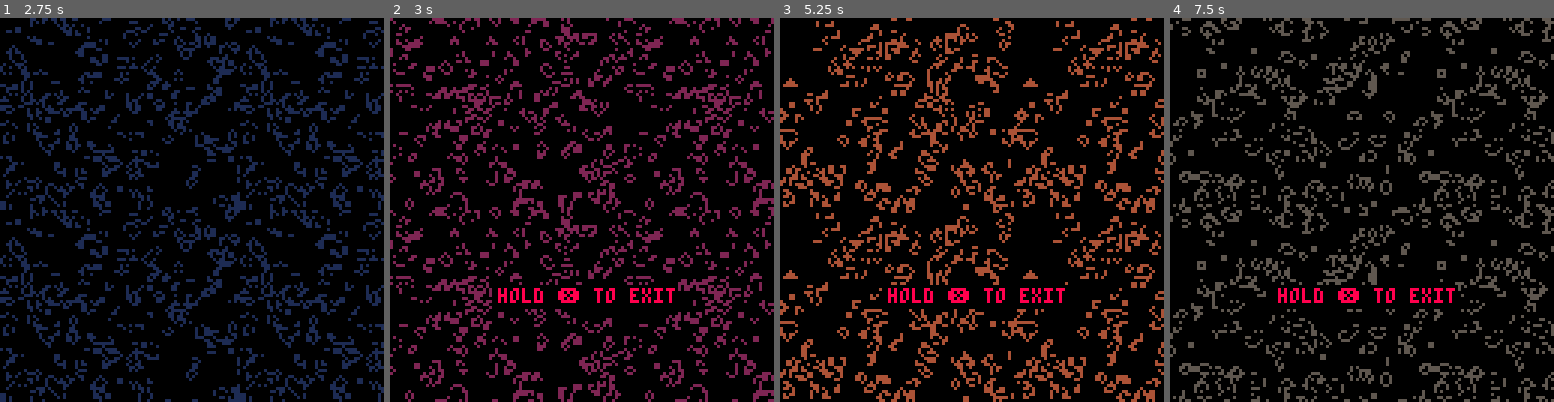
Above: before the commit, frames 1-4 (left to right).
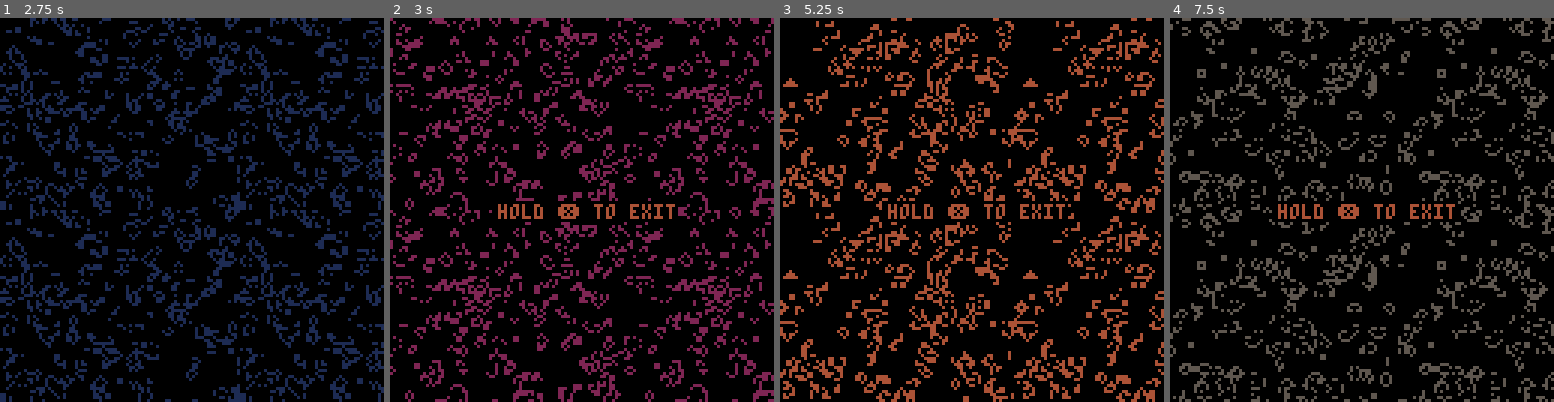
Above: after the commit, the same moments.

Repository: erwinbonsma/PicoGarden
Game: PICO-8 cartridge picogarden.p8
Same seed, same stepped clock (60 frames per second), same inputs: the game is played once before the commit and once after it.
Inputs:
- Up to frame 1 (2.75 s): tap X (X key) at 0.33, 1.07, 1.85 s; tap O (Z key) at 0.7, 1.7, 2.1, 2.5 s; hold Right 1.6-2.1 s; hold Up 2.15-2.42 s; hold Right from 2.47 s (still down)
- Up to frame 2 (3 s): keep holding Right; tap O (Z key) at 2.9 s; tap X (X key) at 2.97 s
- Up to frame 3 (5.25 s): release Right at 3.03 s; hold Left 3.08-3.58 s; tap O (Z key) every 0.4 s from 3.3 to 4.9 s; hold Down 3.63-3.97 s; hold Right 4.02-4.68 s; tap X (X key) at 4.08, 5.2 s; hold Up 4.73-5.03 s; hold Left from 5.08 s (still down)
- Up to frame 4 (7.5 s): tap O (Z key) every 0.4 s from 5.3 to 7.3 s; release Left at 5.68 s; hold Down 5.73-6.03 s; hold Right 6.08-6.58 s; tap X (X key) at 6.32, 7.43 s; hold Right 6.63-7.13 s; hold Up 7.18-7.45 s

Frame 1 is identical in both runs. In frame 2, 2.2% of the frame differs, in the area x 26-75%, y 47-76%; in frame 3, 2.0%; in frame 4, 2.1%.

Commit message:
Tweak hold-to-exit text

Diff:
--- a/picogarden.p8
+++ b/picogarden.p8
@@ -894,10 +894,10 @@
 
  if state.btnx_hold>0 then
   rectfill(
-   34,89,95,96,0
-  )
-  color(7)
-  cprint("hold ❎ to exit",90)
+   34,61,95,67,0
+  )
+  color(c_brown)
+  cprint("hold ❎ to exit",62)
  end
 end
 
